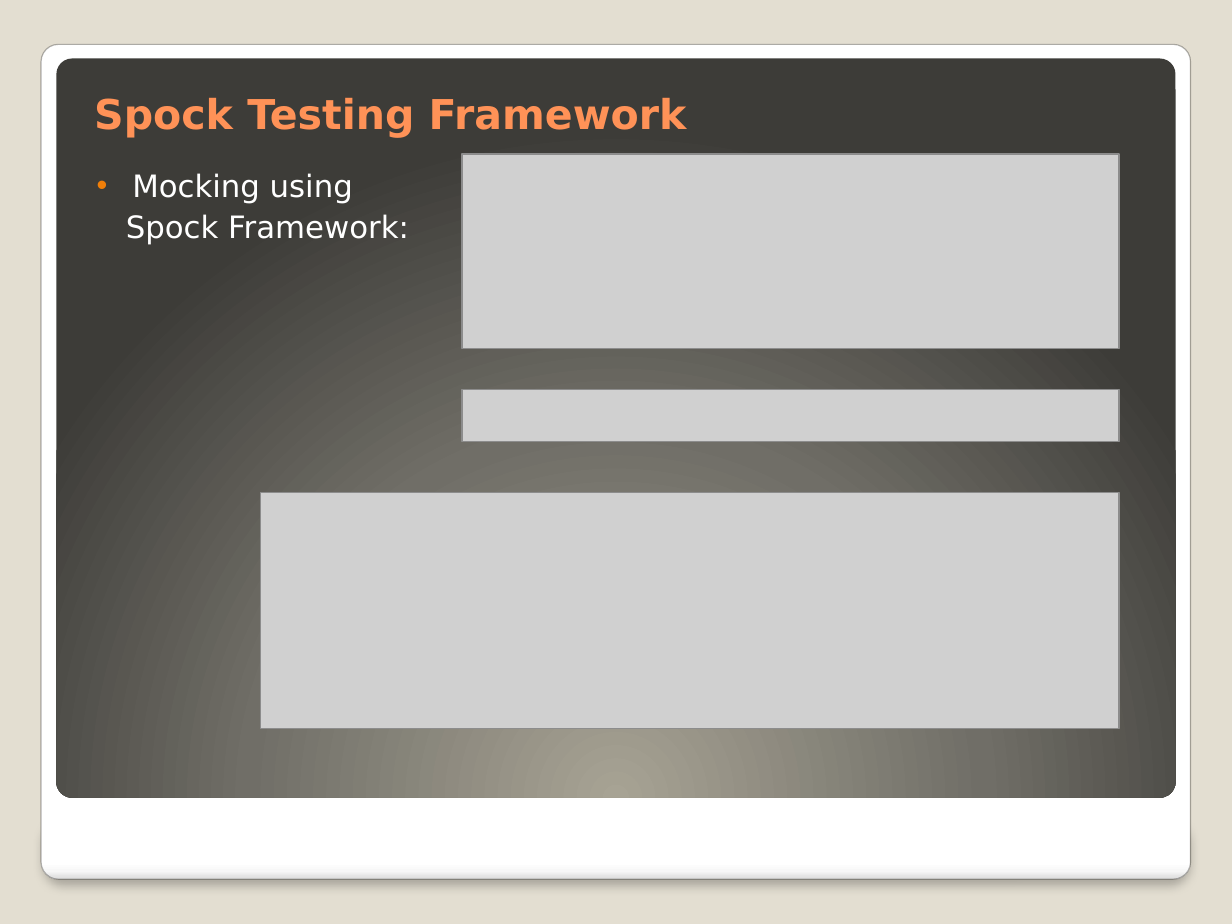
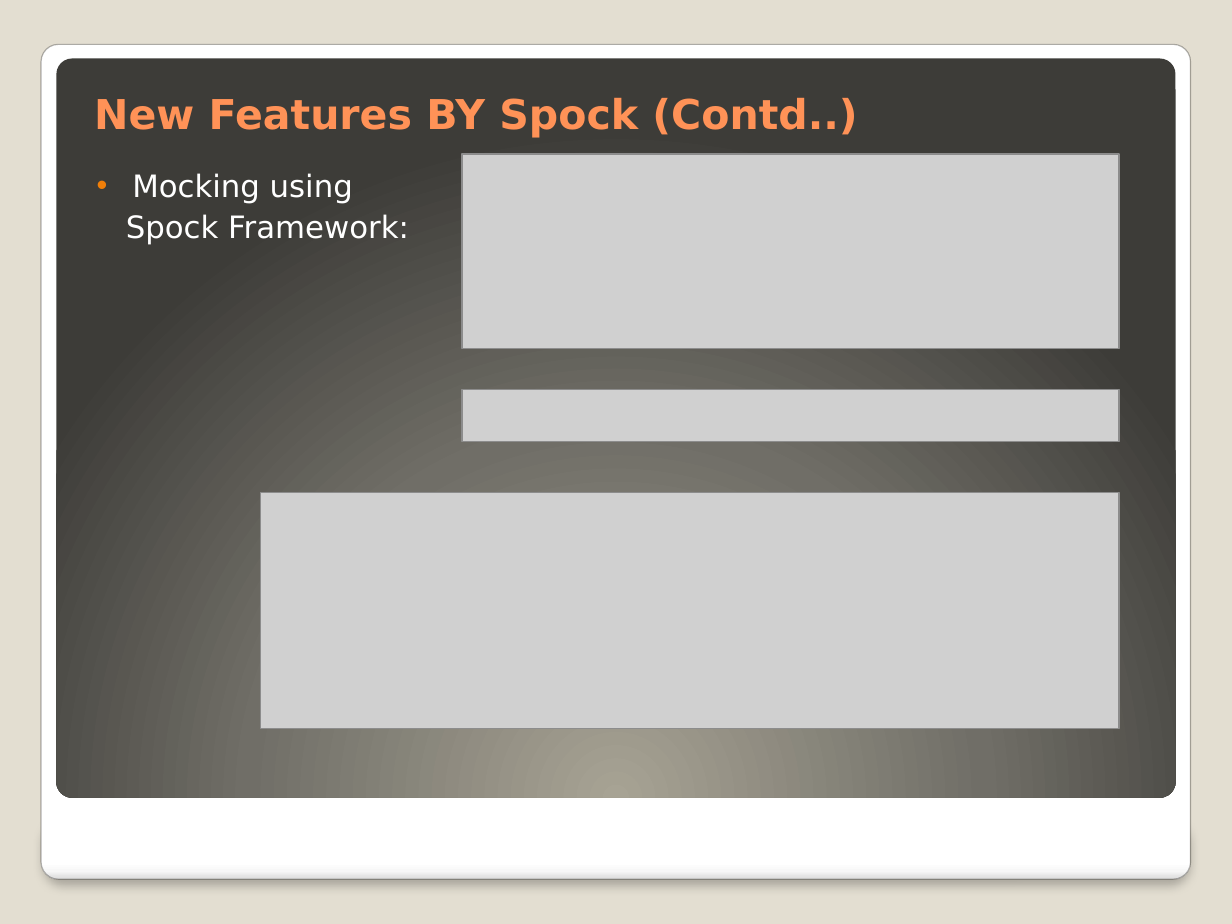
Before and after one commit to ayazlakdawala/JUnitMigration3.x-4.x, a slide deck: slide 26 of TechiNar Series-Unit Testing Frameworks Demo.pptx (slide 17 before the commit). Drawn at 1232x924 pixels with LibreOffice and Linux fonts; fonts in the diff are those of the drawing; grey boxes stand for pictures. Boxes give left, top, right and bottom in pixels: in the first picture for what was removed or moved away, otherwise in the second. Text is boxed around its words. In the diff, an @@ line names an element or a change of style, - is before the commit and + after.

Commit message:
added new spock features to the project

```diff
--- a/TechiNar Series-Unit Testing Frameworks Demo.pptx
+++ b/TechiNar Series-Unit Testing Frameworks Demo.pptx
@@ title at (x1=94, y1=97, x2=857, y2=138): text changed @@
-Spock Testing Framework
+New Features BY Spock (Contd..)
```
Also in this commit, not shown: 7 other slides changed, 10 slides added, 2 other files.
